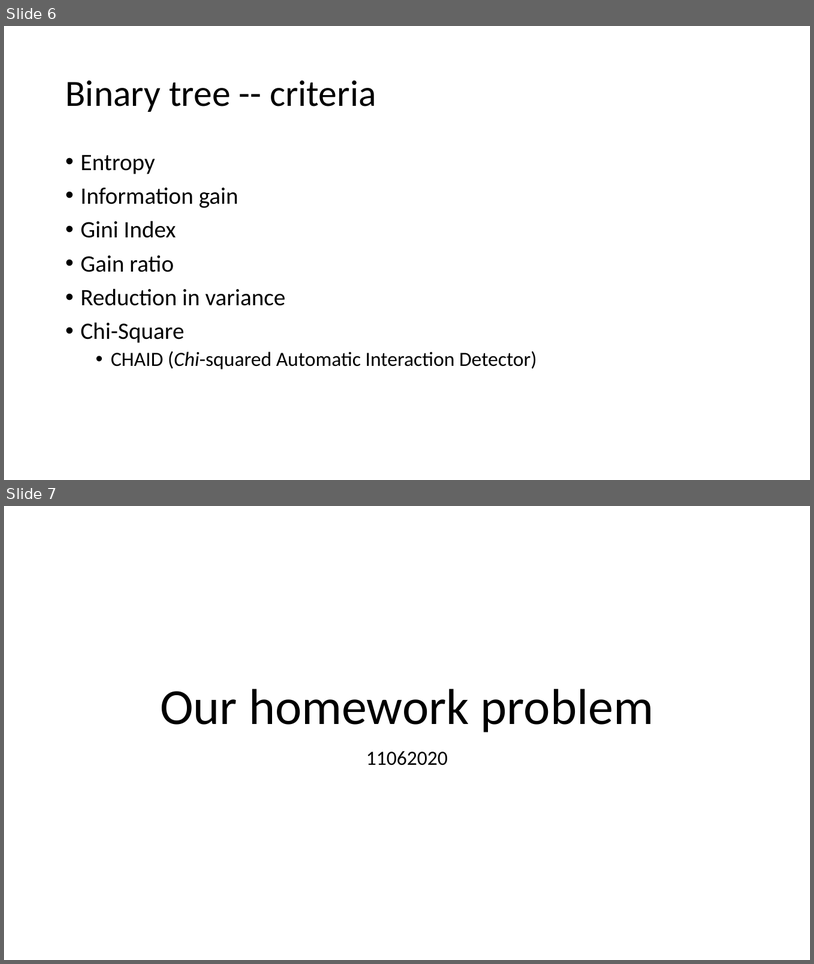
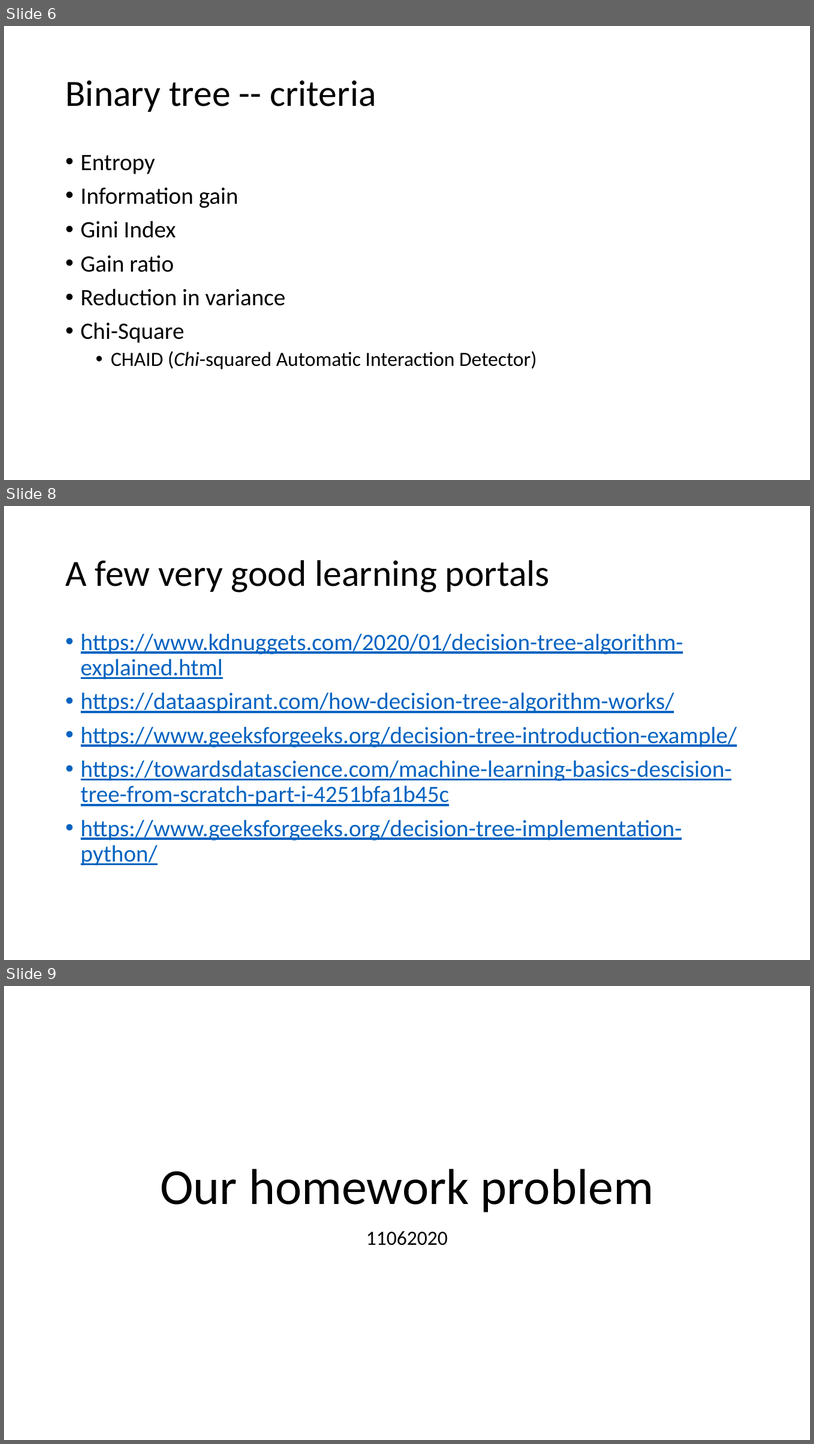
Before and after one commit to 2waybene/java4lucy, a slide deck: doc/meeting_11052020.pptx. Shown one above the other, each under a label of ours: slides 6 and 7 before the commit, slides 6, 8 and 9 after it; the slides between them are not shown. The pictures are 814x964 and 814x1444 pixels, drawn with LibreOffice and Linux fonts; fonts in the diff are those of the drawing. Boxes give left, top, right and bottom in pixels: in the first picture for what was removed or moved away, otherwise in the second. Text is boxed around its words. In the diff, an @@ line names an element or a change of style, - is before the commit and + after.

```diff
--- a/doc/meeting_11052020.pptx
+++ b/doc/meeting_11052020.pptx
@@ slide 8 added at (x1=4, y1=506, x2=810, y2=960), background #FFFFFF @@
@@ title added at (x1=65, y1=560, x2=550, y2=592), 44 pt, text #000000 @@
+A few very good learning portals
@@ text added at (x1=81, y1=633, x2=737, y2=865), 28 pt, text #0563C1, underline @@
+• https://www.kdnuggets.com/2020/01/decision-tree-algorithm-explained.html
+• https://dataaspirant.com/how-decision-tree-algorithm-works/
+• https://www.geeksforgeeks.org/decision-tree-introduction-example/
+• https://towardsdatascience.com/machine-learning-basics-descision-tree-from-scratch-part-i-4251bfa1b45c
+• https://www.geeksforgeeks.org/decision-tree-implementation-python/
@@ what was slide 7 is now slide 9 @@
```
Also in this commit, not shown: 1 other slide added, 1 other file.
